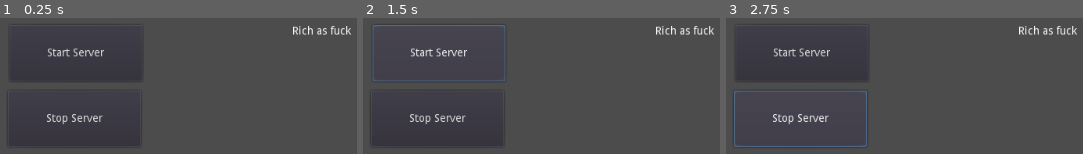
Above: before the commit, frames 1-3 (left to right).
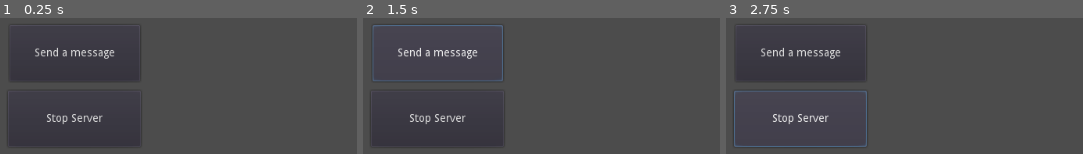
Above: after the commit, the same moments.

Repository: Tdead1/Networking-Godot
Game: Godot game, scene res://RootScene.tscn
Same seed, same stepped clock (60 frames per second), same inputs: the game is played once before the commit and once after it.
Inputs (mouse positions are in pixels of both pictures, inside the frame that each line leads up to):
- Up to frame 1 (0.25 s): no input
- Up to frame 2 (1.5 s): click (437, 53) at 0.5 s, where only the run before the commit has a clickable "Start Server"; click (437, 53) at 1.25 s, where only the run after the commit has a clickable "Send a message"
- Up to frame 3 (2.75 s): click "Stop Server" at 2 s

The runs differ from the first frame. In frame 1, 1.4% of the frame differs, in the area x 9-99%, y 5-31%; in frame 2, 1.6%, in the area x 9-99%, y 5-47%; in frame 3, 1.4%.

Commit message:
CHANGE buttonized server logic
Now can send messages on command.

Diff:
--- /dev/null
+++ b/ServerProto/Console/ConsoleScript.gd
@@ -0,0 +1,15 @@
+extends RichTextLabel
+
+export var text_to_display = "";
+
+func _ready():
+	# Called when the node is added to the scene for the first time.
+	# Initialization here
+	pass
+
+func _process(delta):
+	# Called every frame. Delta is time since last frame.
+	# Update game logic here.
+	text = text_to_display;
+
+	pass
--- a/ServerProto/Networking/Client.gd
+++ /dev/null
@@ -1,10 +0,0 @@
-extends Node
-
-func _init():
-	var socket = PacketPeerUDP.new();
-
-	socket.set_dest_address("127.0.0.1", 4242);
-	socket.put_packet("quit".to_ascii());
-
-	print("Exiting client");
-	pass
--- /dev/null
+++ b/ServerProto/Networking/ClientCommands.gd
@@ -0,0 +1,18 @@
+extends Node
+
+func _on_KillServerButton_pressed():
+	var packet = PacketPeerUDP.new();
+
+	packet.set_dest_address("127.0.0.1", 4242);
+	packet.put_packet("quit".to_ascii());
+
+	print("Exiting client");
+	pass;
+
+func _on_MessageButton_pressed():
+	var packet = PacketPeerUDP.new();
+
+	packet.set_dest_address("127.0.0.1", 4242);
+	packet.put_packet("Hello there, General Kenobi.".to_ascii());
+
+	pass # replace with function body
--- a/ServerProto/Networking/Server.gd
+++ b/ServerProto/Networking/Server.gd
@@ -12,7 +12,6 @@
 	pass;
 
 func _process(delta):
-
 	if(done != true):
 		if(socket.get_available_packet_count() > 0):
 			var data = socket.get_packet().get_string_from_ascii();
--- a/ServerProto/RootScene.tscn
+++ b/ServerProto/RootScene.tscn
@@ -1,10 +1,16 @@
-[gd_scene load_steps=2 format=2]
+[gd_scene load_steps=4 format=2]
 
-[ext_resource path="res://Networking/ServerObject.tscn" type="PackedScene" id=1]
+[ext_resource path="res://Networking/Server.gd" type="Script" id=1]
+[ext_resource path="res://Networking/ClientCommands.gd" type="Script" id=2]
+[ext_resource path="res://Console/ConsoleScript.gd" type="Script" id=3]
 
-[node name="Node" type="Node" index="0"]
+[node name="Server" type="Node" index="0"]
 
-[node name="ServerObject" parent="." index="0" instance=ExtResource( 1 )]
+script = ExtResource( 1 )
+
+[node name="ConnectedClient" type="Node" parent="." index="0"]
+
+script = ExtResource( 2 )
 
 [node name="RichTextLabel" type="RichTextLabel" parent="." index="1"]
 
@@ -12,10 +18,10 @@
 anchor_top = 0.0
 anchor_right = 0.0
 anchor_bottom = 0.0
-margin_left = 396.0
-margin_top = 23.0
-margin_right = 1009.0
-margin_bottom = 584.0
+margin_left = 380.0
+margin_top = 10.0
+margin_right = 993.0
+margin_bottom = 571.0
 rect_pivot_offset = Vector2( 0, 0 )
 rect_clip_content = true
 mouse_filter = 0
@@ -33,8 +39,10 @@
 scroll_following = true
 selection_enabled = false
 override_selected_font_color = false
+script = ExtResource( 3 )
+text_to_display = ""
 
-[node name="StartServerButton" type="Button" parent="." index="2"]
+[node name="MessageButton" type="Button" parent="." index="2"]
 
 anchor_left = 0.0
 anchor_top = 0.0
@@ -42,7 +50,7 @@
 anchor_bottom = 0.0
 margin_left = 34.0
 margin_top = 22.0
-margin_right = 204.0
+margin_right = 201.0
 margin_bottom = 94.0
 rect_pivot_offset = Vector2( 0, 0 )
 rect_clip_content = false
@@ -55,7 +63,7 @@
 enabled_focus_mode = 2
 shortcut = null
 group = null
-text = "Start Server"
+text = "Send a message"
 flat = false
 align = 1
 
@@ -83,3 +91,7 @@
 text = "Stop Server"
 flat = false
 align = 1
+
+[connection signal="pressed" from="MessageButton" to="ConnectedClient" method="_on_MessageButton_pressed"]
+
+[connection signal="pressed" from="KillServerButton" to="ConnectedClient" method="_on_KillServerButton_pressed"]
Not shown, changed: ServerProto/Batch/Server.bat
